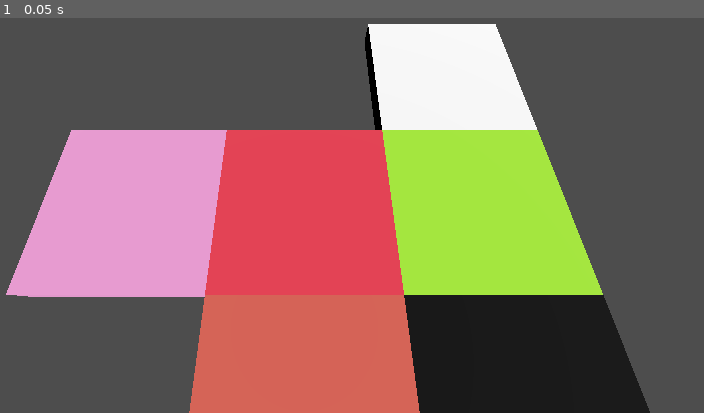
Above: before the commit, frame 1.
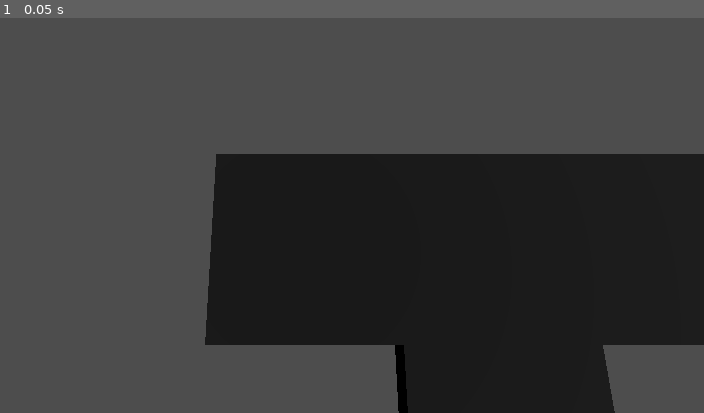
Above: after the commit, the same moment.

Repository: Simonrazer/FJam2023
Game: Godot game, scene res://Assets/test_load.tscn
Same seed, same stepped clock (60 frames per second), same inputs: the game is played once before the commit and once after it. Before the commit the project starts from res://Maps/test.tscn.
Inputs:
- Up to frame 1 (0.05 s): no input

The runs differ from the first frame. In frame 1, 55% of the frame differs, in the area x 0-100%, y 1-100%.

Commit message:
make load work

Diff:
--- a/Assets/test_load.tscn
+++ b/Assets/test_load.tscn
@@ -1,6 +1,12 @@
-[gd_scene load_steps=2 format=3 uid="uid://ch55krcnsm200"]
+[gd_scene load_steps=2 format=3 uid="uid://bomgaa4681vs6"]
 
 [ext_resource type="Script" path="res://Scripts/LoadMap.gd" id="1_0t8km"]
 
 [node name="Node3D" type="Node3D"]
 script = ExtResource("1_0t8km")
+
+[node name="DirectionalLight3D" type="DirectionalLight3D" parent="."]
+transform = Transform3D(1, 0, 0, 0, 0.303534, 0.952821, 0, -0.952821, 0.303534, 0, 0, 0)
+
+[node name="Camera3D" type="Camera3D" parent="."]
+transform = Transform3D(1, 0, 0, 0, 0.186867, 0.982385, 0, -0.982385, 0.186867, 0, 1.67112, 0)
--- a/Assets/tile.tscn
+++ b/Assets/tile.tscn
@@ -1,6 +1,6 @@
-[gd_scene format=3 uid="uid://bxs0w3afkbbuh"]
+[gd_scene format=3 uid="uid://283e01qa2p67"]
 
 [node name="Node3D" type="Node3D"]
 
-[node name="TileTemplate" type="CSGBox3D" parent="."]
-size = Vector3(1, 0.01, 1)
+[node name="Camera3D" type="Camera3D" parent="."]
+transform = Transform3D(1, 0, 0, 0, 0.468269, 0.883586, 0, -0.883586, 0.468269, 0, 1.528, 0.550303)
--- a/Scripts/LoadMap.gd
+++ b/Scripts/LoadMap.gd
@@ -7,7 +7,7 @@
 var tile_scene
 
 func _ready():
-	tile_scene = preload("res://Assets/tile.tscn")
+	tile_scene = preload("res://Prefabs/tile.tscn")
 	load_file(file)
 
 func load_file(file):
@@ -18,7 +18,7 @@
 	for ch in content:
 		match ch:
 			'T':
-				addTile(width,height)
+				addTile(width,height, "b_")
 				width = width + 1
 			'\n':
 				height = height + 1
@@ -28,13 +28,13 @@
 	return
 
 #addsTile. width and height are integers. The conversion into world space is
-func addTile(width,height):
+func addTile(width,height,type):
 	var color
-	var tile = tile_scene.toInstance()
+	var tile = tile_scene.instantiate()
 	#set color base on checkerboard pattern
-	if (width+height)%2 == 0:
-		tile.set_position()
-	else:
-		return#bathtubSpawn.set_position(spawner.get_position())
+	tile.position = Vector3(width, 0, height)
+	tile.init(type)
+	add_child(tile)
+#bathtubSpawn.set_position(spawner.get_position())
 	var debugtemplate = "{0} {1},{2}".format({0:width, 1:height, 2:color})
 	print(debugtemplate)
--- a/project.godot
+++ b/project.godot
@@ -11,8 +11,6 @@
 [application]
 
 config/name="F Jam 2023"
-
-run/main_scene="res://Maps/test.tscn"
-
+run/main_scene="res://Assets/test_load.tscn"
 config/features=PackedStringArray("4.1", "Forward Plus")
 config/icon="res://icon.svg"
